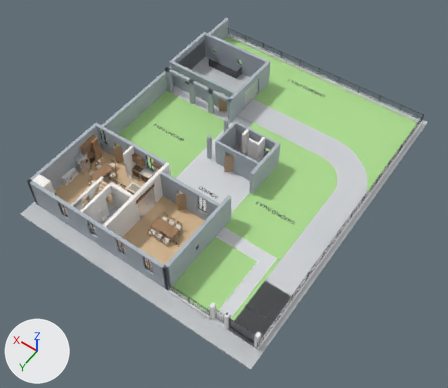
Renders of the glTF model public/models/house_raw.glb from each side of a commit.
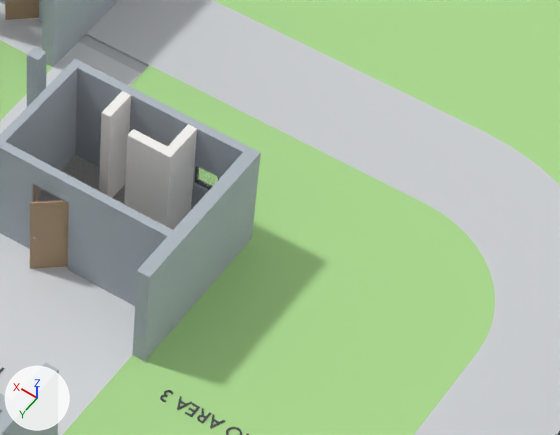
The first picture shows the older version from a camera (50 mm lens) standing at (-16.9, 16.4, 41.5) and looking at (2.6, -10.8, -1.3). The close-ups show the older and then the newer version on the part from 48% to 79% of the width and 28% to 55% of the height of that picture. Only the edits that show in the close-ups are written down. Every picture has the same lights, and +X, +Y and +Z are marked at lower left. Where no turn or scale is listed for an object, it has been applied to the vertices. Vertices at exactly the same position are counted once.

Objects in the first close-up: 'Driveway_Gravel', 'Giardino_Area_1_Prato', 'Giardino_Area_3C_Prato', 'Portico_Pavement_Unified', 'Wall_Lav_East', 'Wall_Lav_North_01', 'Wall_Lav_North_02', 'Wall_Lav_Part_H1', 'Wall_Lav_Part_V1', 'Wall_Lav_Part_V2', 'Wall_Lav_South_03', 'Wall_Lav_West', 'Wall_West_02' and 22 more.
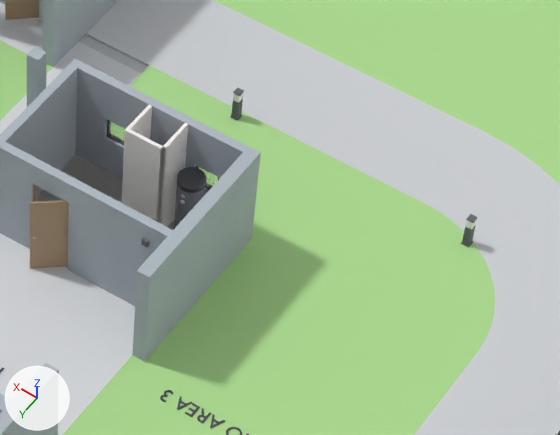
Changed parts and their boxes [x1, y1, x2, y2] in the close-ups (560 x 435 px):
'Wall_Lav_Part_H1', moved, rescaled (22% narrower, 7% shorter): before [124, 129, 177, 229]; after [125, 130, 166, 223]
'Wall_Lav_Part_V2', moved, rescaled: before [99, 91, 131, 198]; after [122, 105, 152, 204]
'Wall_Lav_Part_V1', moved, rescaled: before [168, 124, 197, 230]; after [157, 123, 188, 227]
'Thermal_Puffer_Cap', added: after [177, 167, 207, 193]
'Thermal_Puffer_Tank', added: after [174, 185, 205, 229]
'Bollard_Garden_3_Pillar', added: after [462, 225, 476, 246]
'Bollard_Garden_4_Pillar', added: after [231, 99, 243, 119]
'Bollard_Garden_3_Cap', added: after [466, 214, 478, 223]
'Bollard_Garden_4', added: after [233, 93, 243, 103]
'Bollard_Garden_3', added: after [466, 220, 476, 230]
'Portico_Wall_Light_SW', added: after [141, 238, 149, 247]
'Bollard_Garden_4_Cap', added: after [233, 87, 244, 96]
'Wall_Lav_South_Lintel_2', unchanged, uncovered by the edit: before [106, 77, 136, 107]; after [106, 77, 136, 129]

The change, as a list of edits to the scene's bpy script:
```text
Change me_wall_lav_part_h1:
    remove me_wall_lav_part_h1.from_pydata(...)  # 8 vertices, 12 faces; spans x 1.43..2.5, y -14.46..-14.24, z 0.0..2.7
    add me_wall_lav_part_h1.from_pydata(...)  # 8 vertices, 12 faces; spans x 1.65..2.55, y -14.41..-14.33, z 0.0..2.7
    me_wall_lav_part_h1 part 1: the whole mesh is scaled about its middle by (0.841, 0.364, 1), then moved by (0.13, -0.02, 0.0)
Change me_wall_lav_part_v1:
    remove me_wall_lav_part_v1.from_pydata(...)  # 8 vertices, 12 faces; spans x 1.43..1.65, y -15.23..-14.46, z 0.0..2.7
    add me_wall_lav_part_v1.from_pydata(...)  # 8 vertices, 12 faces; spans x 1.65..1.73, y -15.23..-14.33, z 0.0..2.7
    me_wall_lav_part_v1 part 2: the whole mesh is scaled about its middle by (0.364, 1.17, 1), then moved by (0.15, 0.07, 0.0)
Change me_wall_lav_part_v2:
    remove me_wall_lav_part_v2.from_pydata(...)  # 8 vertices, 12 faces; spans x 3.08..3.3, y -15.23..-14.46, z 0.0..2.7
    add me_wall_lav_part_v2.from_pydata(...)  # 8 vertices, 12 faces; spans x 2.55..2.63, y -15.23..-14.33, z 0.0..2.7
    me_wall_lav_part_v2 part 3: the whole mesh is scaled about its middle by (0.364, 1.17, 1), then moved by (-0.6, 0.07, 0.0)
Add ob_thermal_puffer_tank:
    ob_thermal_puffer_tank = bpy.data.objects.new('Thermal_Puffer_Tank', me_cilindro_006)  # 64 vertices, 124 faces; spans x -0.3..0.3, y -0.3..0.3, z -0.76..0.76; in mat_mat_puffer_grey (grey #909599)
    ob_thermal_puffer_tank.location = (1.25, -14.85, 0.76)
Add ob_thermal_puffer_cap:
    ob_thermal_puffer_cap = bpy.data.objects.new('Thermal_Puffer_Cap', me_cilindro_007)  # a 32-sided cylinder along z spanning x -0.31..0.31, y -0.31..0.31, z -0.06..0.06; in mat_mat_puffer_cap (dark grey #505055)
    ob_thermal_puffer_cap.location = (1.25, -14.85, 1.58)
Add ob_portico_wall_light_sw:
    ob_portico_wall_light_sw = bpy.data.objects.new('Portico_Wall_Light_SW', me_cubo_002)  # a box spanning x -0.07..0.07, y -0.04..0.04, z -0.08..0.08; in mat_mat_bollard_dark (dark grey #65696c)
    ob_portico_wall_light_sw.location = (0.8, -12.41, 2.2)
Add ob_bollard_garden_4_pillar:
    ob_bollard_garden_4_pillar = bpy.data.objects.new('Bollard_Garden_4_Pillar', me_cubo_017)  # a box spanning x -0.08..0.08, y -0.08..0.08, z -0.26..0.26; in mat_mat_bollard_dark (dark grey #65696c)
    ob_bollard_garden_4_pillar.location = (2.2, -18.25, 0.28)
Add ob_bollard_garden_4_cap:
    ob_bollard_garden_4_cap = bpy.data.objects.new('Bollard_Garden_4_Cap', me_cubo_019)  # a box spanning x -0.085..0.085, y -0.085..0.085, z -0.02..0.02; in mat_mat_bollard_dark (dark grey #65696c)
    ob_bollard_garden_4_cap.location = (2.2, -18.25, 0.78)
Add ob_bollard_garden_4:
    ob_bollard_garden_4 = bpy.data.objects.new('Bollard_Garden_4', me_cubo_018)  # a box spanning x -0.072..0.072, y -0.072..0.072, z -0.11..0.11; in mat_mat_frosted_diffuser (white #f9f8f3)
    ob_bollard_garden_4.location = (2.2, -18.25, 0.65)
Add ob_bollard_garden_3_pillar:
    ob_bollard_garden_3_pillar = bpy.data.objects.new('Bollard_Garden_3_Pillar', me_cubo_017.copy())
    ob_bollard_garden_3_pillar.location = (-3.8, -18.0, 0.28)
Add ob_bollard_garden_3_cap:
    ob_bollard_garden_3_cap = bpy.data.objects.new('Bollard_Garden_3_Cap', me_cubo_019.copy())
    ob_bollard_garden_3_cap.location = (-3.8, -18.0, 0.78)
Add ob_bollard_garden_3:
    ob_bollard_garden_3 = bpy.data.objects.new('Bollard_Garden_3', me_cubo_018.copy())
    ob_bollard_garden_3.location = (-3.8, -18.0, 0.65)
```
